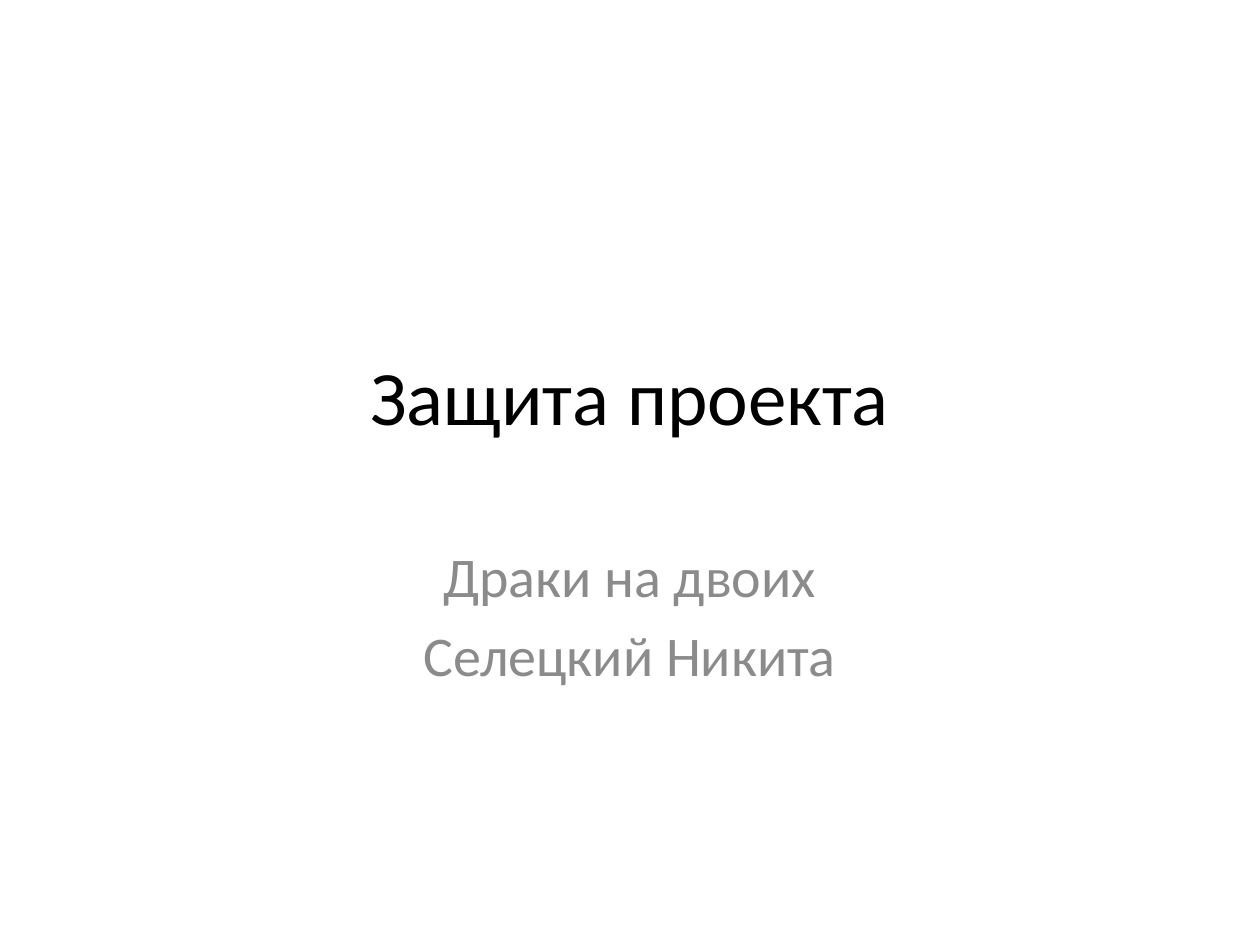
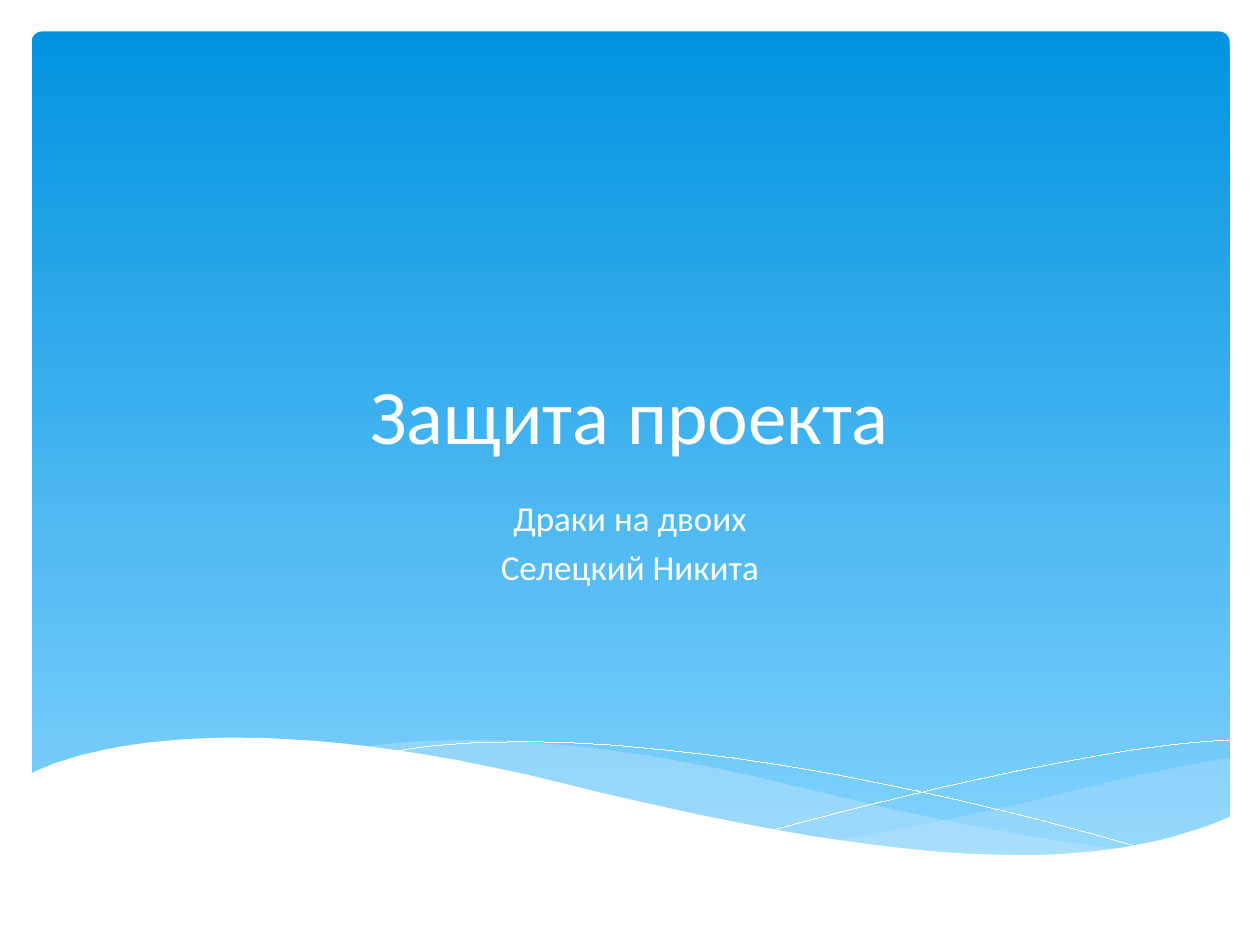
Before and after one commit to NikitaYandex/Project_pygame, a slide deck: slide 1 of Проект pygame.pptx. Drawn at 1260x945 pixels with LibreOffice and Linux fonts; fonts in the diff are those of the drawing. Boxes give left, top, right and bottom in pixels: in the first picture for what was removed or moved away, otherwise in the second. Text is boxed around its words. In the diff, an @@ line names an element or a change of style, - is before the commit and + after.

```diff
--- a/Проект pygame.pptx
+++ b/Проект pygame.pptx
@@ rounded rectangle added at [32,32,1230,863], fill gradient #0293E0 to #83D3FE @@
@@ title "Защита проекта": place and size @@
-title "Защита проекта" at [370,375,889,438]
+title "Защита проекта" at [370,394,889,457]
@@ title "Защита проекта" at [370,394,889,457]: text colour #000000 to #FFFFFF; vertical alignment middle to bottom @@
@@ subtitle "Драки на двоих": place and size @@
-subtitle "Драки на двоих" at [423,561,836,685]
+subtitle "Драки на двоих" at [501,508,759,586]
@@ subtitle "Драки на двоих" at [501,508,759,586]: size 32 to 20 pt, text colour #8C8C8C to #FFFFFF; less space between paragraphs @@
@@ group added at [29,738,1231,922]: 5 freeform shapes @@
```
Also in this commit, not shown: 10 other slides changed, 1 other file.
